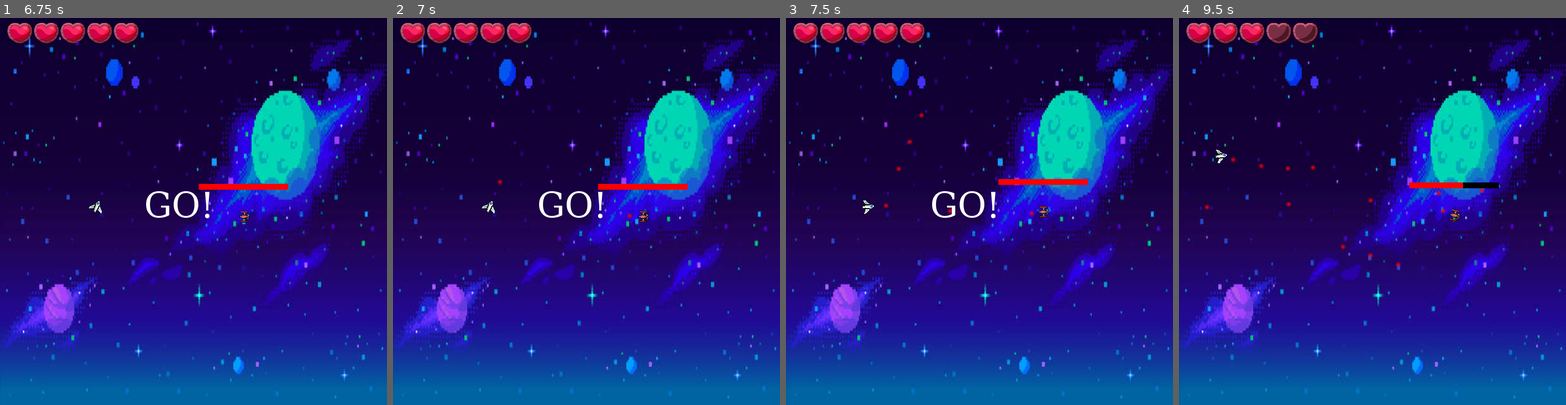
Above: before the commit, frames 1-4 (left to right).
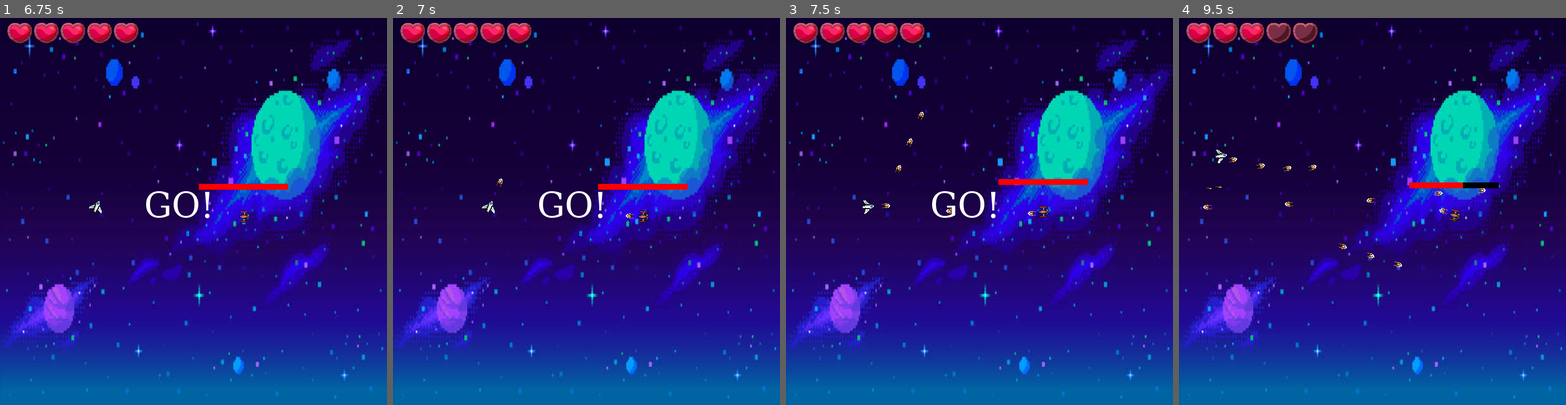
Above: after the commit, the same moments.

Repository: ChevalMonsieur/sae_projet_innov
Game: Godot game, scene res://scenes/main_menu.tscn
The game is run twice, just before and just after one commit, with the same random seed, the same clock (stepped at 60 frames per second) and the same inputs.
Inputs (mouse positions are in pixels of both pictures, inside the frame that each line leads up to):
- Up to frame 1 (6.75 s): click "Play" at 0.5 s; tap Enter at 1.25, 2.75, 4.25 s; move the mouse to (278, 192) at 1.27 s; hold Right 1.28-2.03 s; hold R 1.28-2.03 s; tap Space at 2, 3.5, 5 s; move the mouse to (116, 230) at 2.02 s; hold Down 2.03-2.78 s; tap Z at 2.1, 6.6 s; move the mouse to (232, 126) at 2.77 s; hold Right 2.78-3.53 s; hold Q 2.78-3.53 s; move the mouse to (174, 288) at 3.52 s; hold Up 3.53-4.28 s; tap R at 3.6 s; move the mouse to (309, 269) at 4.27 s; hold Z 4.28-5.03 s; hold Left 4.28-5.78 s; move the mouse to (77, 153) at 5.02 s; tap Q at 5.1 s; move the mouse to (212, 211) at 5.77 s; hold Down 5.78-6.53 s; hold R 5.78-6.53 s; move the mouse to (135, 114) at 6.52 s; hold Right from 6.53 s (still down)
- Up to frame 2 (7 s): keep holding Right
- Up to frame 3 (7.5 s): move the mouse to (1064, 192) at 7.27 s; release Right at 7.28 s; hold Up from 7.28 s (still down); hold Q from 7.28 s (still down)
- Up to frame 4 (9.5 s): move the mouse to (1295, 230) at 8.02 s; release Up at 8.03 s; release Q at 8.03 s; hold Right 8.03-8.78 s; tap R at 8.1 s; move the mouse to (1411, 126) at 8.77 s; hold Down from 8.78 s (still down); hold Z from 8.78 s (still down)

Frame 1 is identical in both runs. In frame 2, less than 0.1% of the frame differs, in the area x 26-63%, y 41-52%; in frame 3, 0.1%; in frame 4, 0.2%, in the area x 6-80%, y 35-65%.

Commit message:
ajout de missiles, direction ne fonctionne pas vers en bas a droite

Diff:
--- a/projet_godot/project.godot
+++ b/projet_godot/project.godot
@@ -32,6 +32,11 @@
 "events": [Object(InputEventKey,"resource_local_to_scene":false,"resource_name":"","device":-1,"window_id":0,"alt_press …(195 unchanged characters)…
 ]
 }
+tirer_missile={
+"deadzone": 0.5,
+"events": [Object(InputEventKey,"resource_local_to_scene":false,"resource_name":"","device":-1,"window_id":0,"alt_pressed":false,"shift_pressed":false,"ctrl_pressed":false,"meta_pressed":false,"pressed":false,"keycode":0,"physical_keycode":32,"key_label":0,"unicode":32,"location":0,"echo":false,"script":null)
+]
+}
 
 [rendering]
 
--- a/projet_godot/scenes/actual_game.tscn
+++ b/projet_godot/scenes/actual_game.tscn
@@ -49,17 +49,17 @@
 cache/0/72/0/underline_thickness = 0.0
 cache/0/72/0/scale = 1.0
 
-[node name="game_manager" type="Node2D" node_paths=PackedStringArray("player", "boss", "ui", "bullets")]
+[node name="game_manager" type="Node2D" node_paths=PackedStringArray("player", "boss", "ui", "projectiles")]
 script = ExtResource("1_g1kg4")
 player = NodePath("player")
 boss = NodePath("boss")
 ui = NodePath("ui")
-bullets = NodePath("bullets")
+projectiles = NodePath("projectiles")
 
 [node name="game_manager_setup" type="Node" parent="."]
 script = ExtResource("2_k0wto")
 
-[node name="bullets" type="Node" parent="."]
+[node name="projectiles" type="Node" parent="."]
 
 [node name="walls" type="Node" parent="."]
 
@@ -122,9 +122,6 @@
 [node name="player" parent="." instance=ExtResource("2_5lm4u")]
 position = Vector2(200, 400)
 base_position = Vector2(200, 400)
-cooldown_bullet = null
-max_shield = null
-death_count = null
 
 [node name="boss" parent="." instance=ExtResource("3_8sxf3")]
 position = Vector2(498, 411)
--- a/projet_godot/scenes/boss.tscn
+++ b/projet_godot/scenes/boss.tscn
@@ -12,6 +12,7 @@
 [ext_resource type="Texture2D" uid="uid://byp67nhto8ejt" path="res://sprites/boss/Kla'ed/Destruction/PNGs/boss_4_destruction.png" id="9_smy5x"]
 [ext_resource type="Texture2D" uid="uid://ddmntw1hv6ufj" path="res://sprites/boss/Kla'ed/Base/PNGs/boss_5.png" id="10_a4wa0"]
 [ext_resource type="Texture2D" uid="uid://cb6mqjjisltvn" path="res://sprites/boss/Kla'ed/Destruction/PNGs/boss_5_destruction.png" id="11_j4giv"]
+[ext_resource type="PackedScene" uid="uid://l7vykl8fsem5" path="res://scenes/prefabs/lance_missile.tscn" id="13_kybio"]
 
 [sub_resource type="RectangleShape2D" id="RectangleShape2D_upi1x"]
 size = Vector2(14.4, 20)
@@ -495,4 +496,10 @@
 
 [node name="AnimatedSprite2D" type="AnimatedSprite2D" parent="."]
 sprite_frames = SubResource("SpriteFrames_blal3")
-animation = &"boss_5"
+animation = &"boss_1"
+
+[node name="lance_missile" parent="." instance=ExtResource("13_kybio")]
+position = Vector2(-11, -10)
+
+[node name="lance_missile2" parent="." instance=ExtResource("13_kybio")]
+position = Vector2(10, -10)
--- a/projet_godot/scenes/bullet.tscn
+++ b/projet_godot/scenes/bullet.tscn
@@ -1,26 +1,52 @@
-[gd_scene load_steps=5 format=3 uid="uid://oxy835wa6wcb"]
+[gd_scene load_steps=9 format=3 uid="uid://oxy835wa6wcb"]
 
 [ext_resource type="Script" path="res://scripts/bullet.gd" id="1_jckeb"]
+[ext_resource type="Texture2D" uid="uid://uhheiq8tj3m6" path="res://sprites/player/Main ship weapons/PNGs/Main ship weapon - Projectile - Auto cannon bullet.png" id="2_ujjjj"]
 
-[sub_resource type="Gradient" id="Gradient_g5lwy"]
-colors = PackedColorArray(1, 0, 0, 1, 1, 0, 0, 0)
+[sub_resource type="AtlasTexture" id="AtlasTexture_ta168"]
+atlas = ExtResource("2_ujjjj")
+region = Rect2(0, 0, 32, 32)
 
-[sub_resource type="GradientTexture2D" id="GradientTexture2D_1pg4a"]
-gradient = SubResource("Gradient_g5lwy")
-width = 16
-height = 16
-use_hdr = true
-fill = 1
-fill_from = Vector2(0.5, 0.5)
-fill_to = Vector2(0.8, 0.2)
+[sub_resource type="AtlasTexture" id="AtlasTexture_ohwh5"]
+atlas = ExtResource("2_ujjjj")
+region = Rect2(32, 0, 32, 32)
+
+[sub_resource type="AtlasTexture" id="AtlasTexture_k1y7e"]
+atlas = ExtResource("2_ujjjj")
+region = Rect2(64, 0, 32, 32)
+
+[sub_resource type="AtlasTexture" id="AtlasTexture_rotxt"]
+atlas = ExtResource("2_ujjjj")
+region = Rect2(96, 0, 32, 32)
+
+[sub_resource type="SpriteFrames" id="SpriteFrames_k7iko"]
+animations = [{
+"frames": [{
+"duration": 1.0,
+"texture": SubResource("AtlasTexture_ta168")
+}, {
+"duration": 1.0,
+"texture": SubResource("AtlasTexture_ohwh5")
+}, {
+"duration": 1.0,
+"texture": SubResource("AtlasTexture_k1y7e")
+}, {
+"duration": 1.0,
+"texture": SubResource("AtlasTexture_rotxt")
+}],
+"loop": true,
+"name": &"default",
+"speed": 5.0
+}]
 
 [sub_resource type="CircleShape2D" id="CircleShape2D_wm6om"]
+radius = 8.0
 
 [node name="bullet" type="Area2D"]
 script = ExtResource("1_jckeb")
 
-[node name="Sprite2D" type="Sprite2D" parent="."]
-texture = SubResource("GradientTexture2D_1pg4a")
+[node name="Sprite2D" type="AnimatedSprite2D" parent="."]
+sprite_frames = SubResource("SpriteFrames_k7iko")
 
 [node name="CollisionShape2D" type="CollisionShape2D" parent="."]
 shape = SubResource("CircleShape2D_wm6om")
--- /dev/null
+++ b/projet_godot/scenes/prefabs/lance_missile.tscn
@@ -0,0 +1,10 @@
+[gd_scene load_steps=3 format=3 uid="uid://l7vykl8fsem5"]
+
+[ext_resource type="Script" path="res://scripts/lance_missile.gd" id="1_nt61m"]
+[ext_resource type="PackedScene" uid="uid://nnqmex6yeofg" path="res://scenes/prefabs/missile.tscn" id="2_1ndh3"]
+
+[node name="lance_missile" type="Node2D"]
+script = ExtResource("1_nt61m")
+timer_cooldown = 3.0
+speed = 600.0
+missile_scene = ExtResource("2_1ndh3")
--- /dev/null
+++ b/projet_godot/scenes/prefabs/missile.tscn
@@ -0,0 +1,33 @@
+[gd_scene load_steps=6 format=3 uid="uid://nnqmex6yeofg"]
+
+[ext_resource type="Texture2D" uid="uid://dag1vi357jdw7" path="res://sprites/player/Main ship weapons/PNGs/Main ship weapon - Projectile - Rocket.png" id="1_2fuko"]
+[ext_resource type="Script" path="res://scripts/missile.gd" id="1_4w5sj"]
+
+[sub_resource type="AtlasTexture" id="AtlasTexture_w6in2"]
+atlas = ExtResource("1_2fuko")
+region = Rect2(0, 0, 32, 32)
+
+[sub_resource type="SpriteFrames" id="SpriteFrames_i3qwh"]
+animations = [{
+"frames": [{
+"duration": 1.0,
+"texture": SubResource("AtlasTexture_w6in2")
+}],
+"loop": true,
+"name": &"default",
+"speed": 5.0
+}]
+
+[sub_resource type="CircleShape2D" id="CircleShape2D_pwfcs"]
+radius = 8.0
+
+[node name="Area2D" type="Area2D"]
+script = ExtResource("1_4w5sj")
+
+[node name="missile" type="AnimatedSprite2D" parent="."]
+position = Vector2(0.5, -1)
+sprite_frames = SubResource("SpriteFrames_i3qwh")
+frame_progress = 0.227059
+
+[node name="CollisionShape2D" type="CollisionShape2D" parent="."]
+shape = SubResource("CircleShape2D_pwfcs")
--- a/projet_godot/scripts/boss.gd
+++ b/projet_godot/scripts/boss.gd
@@ -71,11 +71,10 @@
 		timer_bullet += cooldown_bullet
 
 		var bullet = bullet_scene.instantiate()
-		print(self)
 		bullet.creator = self
 		bullet.position = position
 		bullet.direction = (GameManager.instance.player.global_position - position).normalized()
-		GameManager.instance.bullets.add_child(bullet)
+		GameManager.instance.projectiles.add_child(bullet)
 
 func lose_shield_point() -> void:
 	print("lose shield point" + str(shield))
--- a/projet_godot/scripts/bullet.gd
+++ b/projet_godot/scripts/bullet.gd
@@ -4,6 +4,9 @@
 
 var creator: Node2D
 var direction: Vector2 = Vector2.ZERO
+
+func _ready() -> void:
+	rotation = direction.angle() + PI / 2
 
 func _physics_process(_delta: float) -> void:
 	if GameManager.current_state == GameManager.STATE.IN_GAME:
@@ -12,7 +15,6 @@
 		if position.x > get_viewport_rect().size.x or position.x < 0 or position.y > get_viewport_rect().size.y or position.y < 0:
 			queue_free()
 
-
 func _on_body_entered(body: Node2D) -> void:
 	if (body is Player or body is Boss) and body != creator:
 		body.lose_shield_point()
--- a/projet_godot/scripts/game_manager.gd
+++ b/projet_godot/scripts/game_manager.gd
@@ -6,7 +6,7 @@
 @export var player: Player
 @export var boss: Boss
 @export var ui: UI
-@export var bullets: Node
+@export var projectiles: Node
 
 static var instance: GameManager
 
@@ -32,7 +32,7 @@
 
 
 func _physics_process(delta: float) -> void:
-	print("Current state : ", STATE.keys()[current_state])
+	# print("Current state : ", STATE.keys()[current_state])
 	if current_state == STATE.STARTING and not starting_initialized:
 		starting_initialized = true
 		$player.new_round()
@@ -49,10 +49,10 @@
 
 func new_round() -> void:
 	current_round += 1
-	$player.new_round()
-	$boss.new_round()
+	player.new_round()
+	boss.new_round()
 	GameManager.instance.ui.update_boss_health_bar($boss.shield, $boss.max_shield)
-	for bullet in $bullets.get_children():
+	for bullet in projectiles.get_children():
 		bullet.queue_free()
 	current_state = STATE.STARTING
 	starting_initialized = false
--- /dev/null
+++ b/projet_godot/scripts/lance_missile.gd
@@ -0,0 +1,25 @@
+extends Node2D
+
+@export var timer_cooldown: float = 2
+@export var speed: float = 200
+@export var rotation_speed: float = 0.01
+@export var missile_scene: PackedScene
+
+var timer: float = 2
+
+func _ready() -> void:
+	pass
+
+func _physics_process(delta: float) -> void:
+	if GameManager.current_state == GameManager.STATE.IN_GAME:
+		timer -= delta
+		if timer <= 0:
+			timer += timer_cooldown
+
+			var missile = missile_scene.instantiate()
+			missile.creator = get_parent()
+			missile.position = global_position
+			missile.speed = speed
+			print()
+			missile.direction = (GameManager.instance.player.global_position - position).normalized()
+			GameManager.instance.projectiles.add_child(missile)
--- /dev/null
+++ b/projet_godot/scripts/missile.gd
@@ -0,0 +1,28 @@
+extends Node2D
+
+var rotation_speed: float = 0.01
+var speed: float = 0.01
+
+var creator: Node2D
+var target: Node2D
+var direction: Vector2 = Vector2.ZERO
+
+func _ready() -> void:
+	if creator is Player:
+		target = GameManager.instance.boss
+	else:
+		target = GameManager.instance.player
+
+func _physics_process(delta: float) -> void:
+	var delta_direction: float = (target.position - position).angle() - direction.angle()
+	print(delta_direction)
+	if delta_direction <= rotation_speed: direction = (target.position - position)
+	else: direction.rotated(rotation_speed * sign(delta_direction))
+	direction = direction.normalized()
+
+	rotation = direction.angle() + PI / 2
+
+	if GameManager.current_state == GameManager.STATE.IN_GAME:
+		position += direction * speed * delta
+	if position.x > get_viewport_rect().size.x or position.x < 0 or position.y > get_viewport_rect().size.y or position.y < 0:
+		queue_free()
--- a/projet_godot/scripts/player.gd
+++ b/projet_godot/scripts/player.gd
@@ -51,7 +51,7 @@
 		bullet.position = position
 		bullet.direction = (get_viewport().get_mouse_position() - position).normalized()
 
-		$"../bullets".add_child(bullet)
+		GameManager.instance.projectiles.add_child(bullet)
 
 func lose_shield_point() -> void:
 	shield -= 1
Not shown: 1 places in projet_godot/scenes/boss.tscn that only renumber resources
